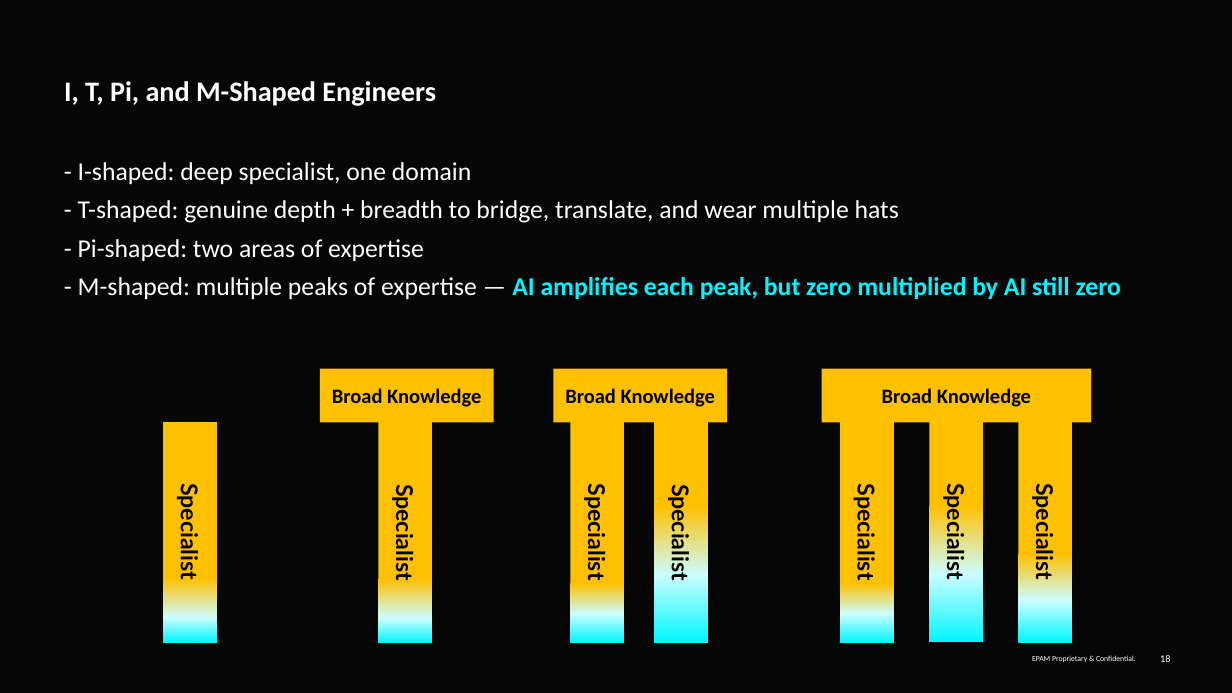
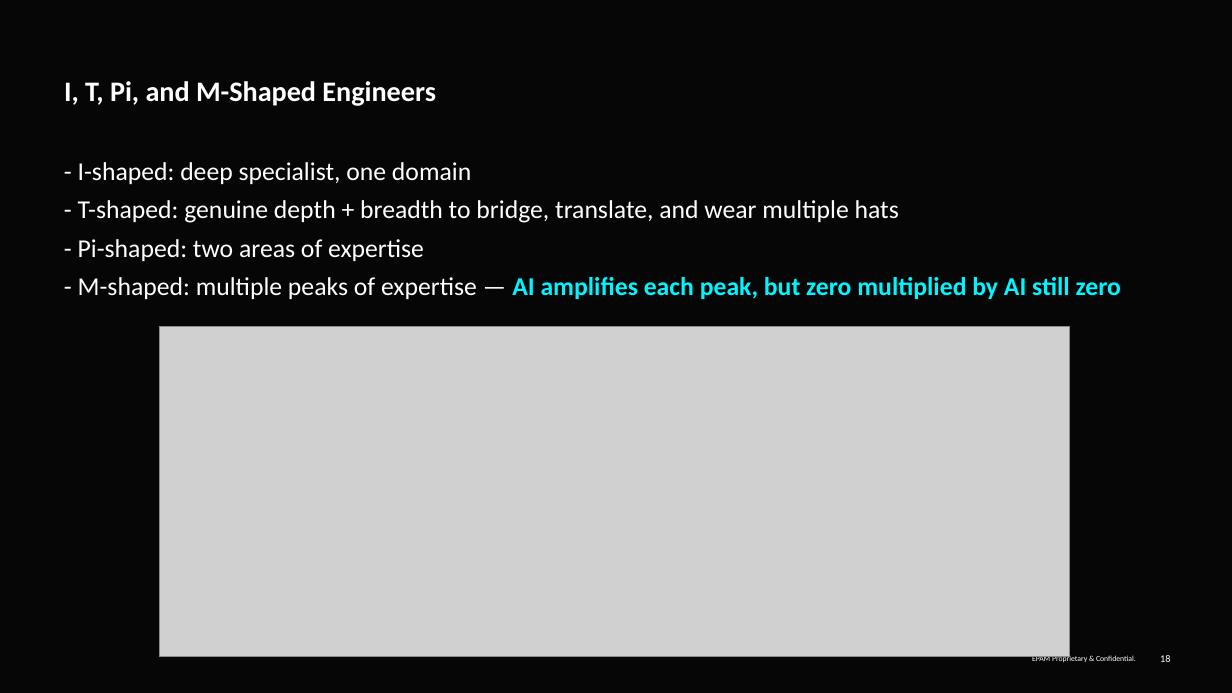
Before and after one commit to EdgarAlvarez10/HsBook, a slide deck: slide 18 of Chapters/2. The Best Programming Language/The_Best_Programming_Language.pptx. Drawn at 1232x693 pixels with LibreOffice and Linux fonts; fonts in the diff are those of the drawing; grey boxes stand for pictures; background and template pictures are left out. Boxes give left, top, right and bottom in pixels: in the first picture for what was removed or moved away, otherwise in the second. Text is boxed around its words. In the diff, an @@ line names an element or a change of style, - is before the commit and + after.

```diff
--- a/Chapters/2. The Best Programming Language/The_Best_Programming_Language.pptx
+++ b/Chapters/2. The Best Programming Language/The_Best_Programming_Language.pptx
@@ picture added at (160, 326, 1070, 656) @@
@@ rectangle removed at (320, 369, 494, 422) @@
-Broad Knowledge
@@ rectangle removed at (554, 369, 727, 422) @@
-Broad Knowledge
@@ rectangle removed at (822, 369, 1092, 422) @@
-Broad Knowledge
@@ rectangle removed at (164, 421, 217, 642) @@
-Specialist
@@ rectangle removed at (379, 422, 433, 643) @@
-Specialist
@@ rectangle removed at (570, 421, 624, 642) @@
-Specialist
@@ rectangle removed at (654, 422, 708, 643) @@
-Specialist
@@ rectangle removed at (840, 421, 894, 642) @@
-Specialist
@@ rectangle removed at (930, 421, 983, 642) @@
-Specialist
@@ rectangle removed at (1019, 421, 1072, 642) @@
-Specialist
```
Also in this commit, not shown: 5 other slides changed, 2 other files.
